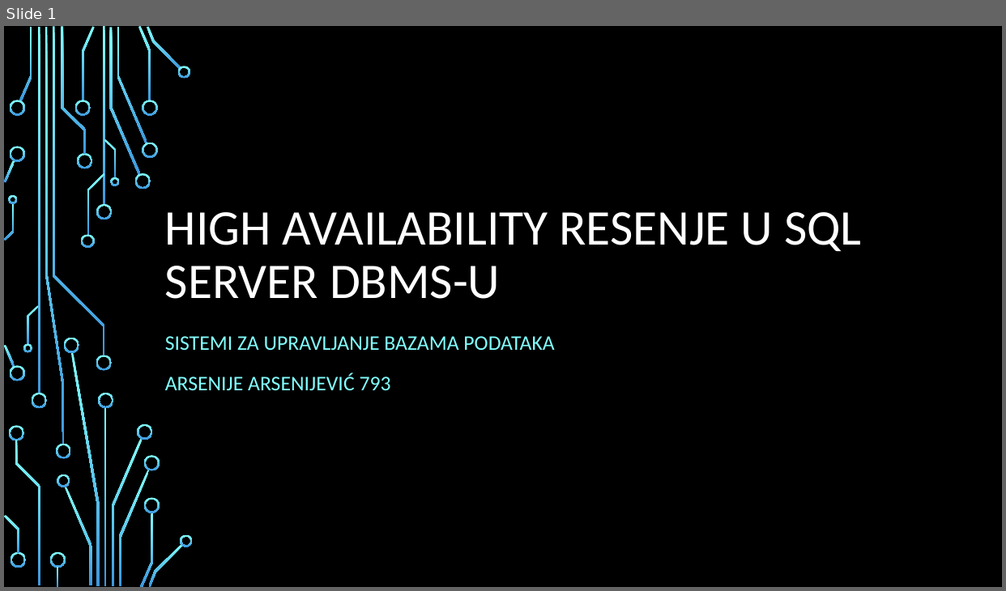
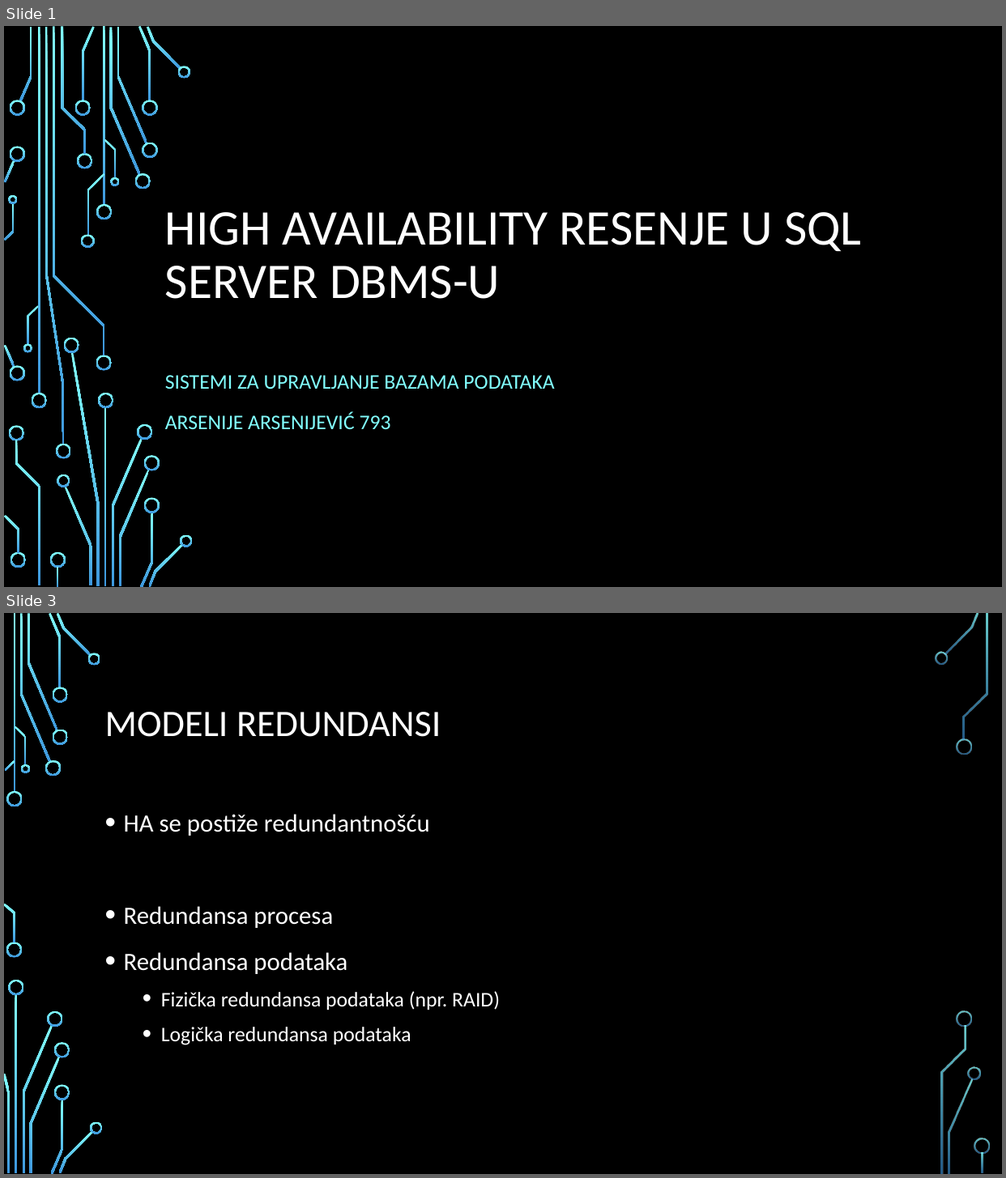
Before and after one commit to ArxyaArsa/master-dbms, a slide deck: Seminarski 3/3. High-Availability sistem u SQL Server DBMS-u.pptx. Shown one above the other, each under a label of ours: slide 1 before the commit, slides 1 and 3 after it; the slides between them are not shown. The pictures are 1006x591 and 1006x1178 pixels, drawn with LibreOffice and Linux fonts; fonts in the diff are those of the drawing; background and template pictures are left out. Boxes give left, top, right and bottom in pixels: in the first picture for what was removed or moved away, otherwise in the second. Text is boxed around its words. In the diff, an @@ line names an element or a change of style, - is before the commit and + after.

```diff
--- a/Seminarski 3/3. High-Availability sistem u SQL Server DBMS-u.pptx
+++ b/Seminarski 3/3. High-Availability sistem u SQL Server DBMS-u.pptx
@@ slide 3 added at box(4, 613, 1002, 1174), background picture (left out) @@
@@ title added at box(105, 712, 441, 737), 36 pt, text #FFFFFF @@
+MODELI REDUNDANSI
@@ text added at box(124, 814, 500, 1046), 24 pt, text #FFFFFF @@
+• HA se postiže redundantnošću
+• Redundansa procesa
+• Redundansa podataka
+  • Fizička redundansa podataka (npr. RAID)
+  • Logička redundansa podataka
@@ group added at box(4, 613, 990, 1174): 33 freeform shapes, 3 rectangles @@
@@ slide 1 changed as well @@
@@ subtitle "SISTEMI ZA UPRAVLJANJE BAZAMA PODATAKA": place and size @@
-subtitle "SISTEMI ZA UPRAVLJANJE BAZAMA PODATAKA" at box(165, 336, 554, 390)
+subtitle "SISTEMI ZA UPRAVLJANJE BAZAMA PODATAKA" at box(165, 375, 554, 429)
```
Also in this commit, not shown: 14 other slides added, 1 other file.
